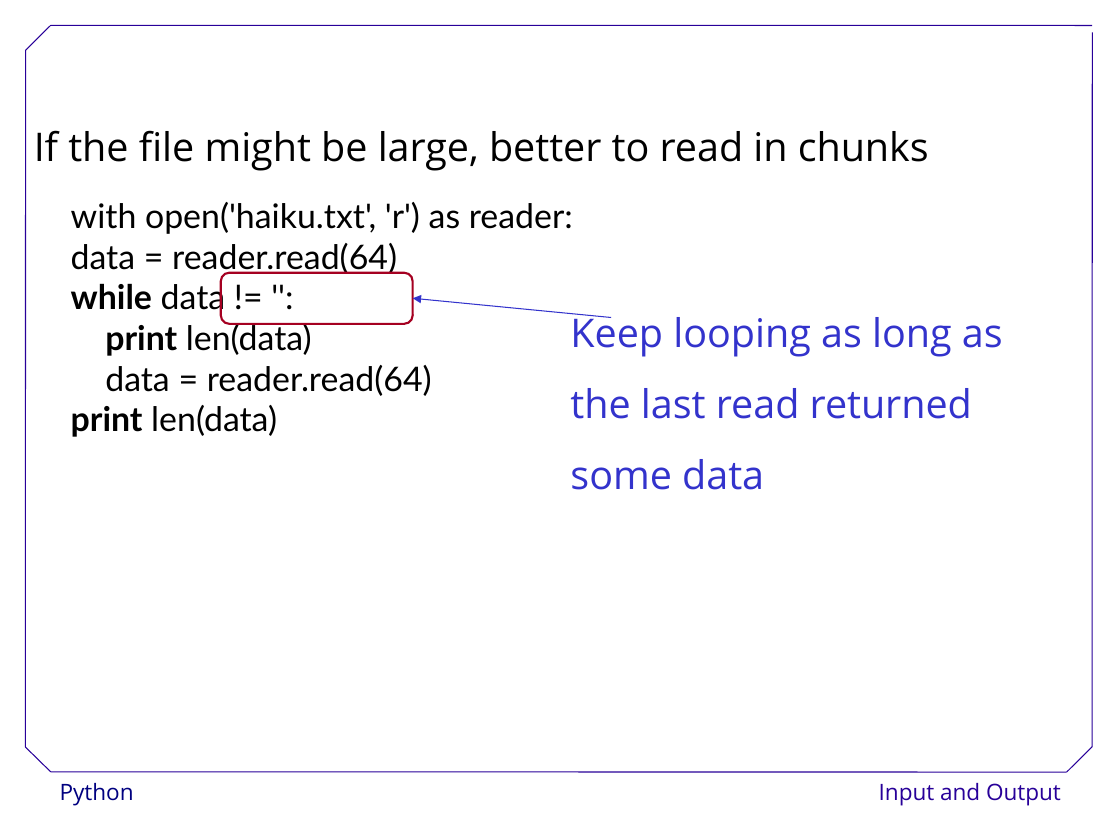
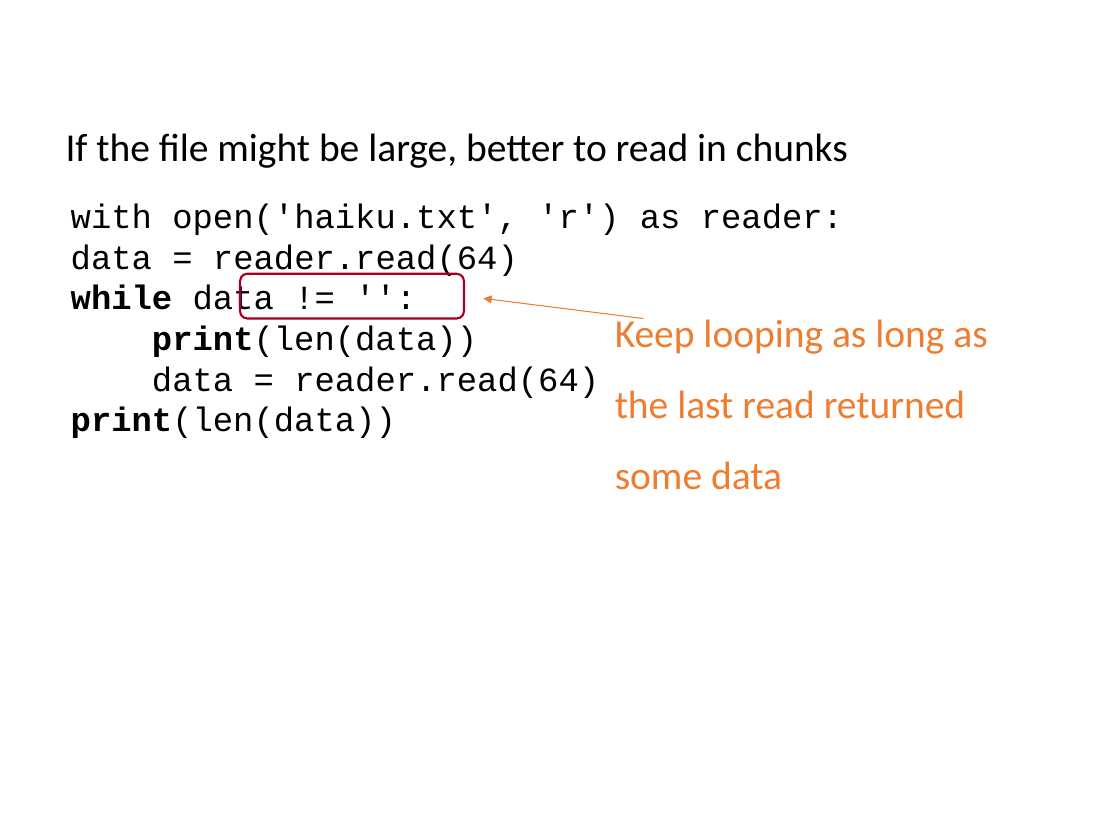
Before and after one commit to ncasuk/ncas-isc, a slide deck: slide 28 of python/presentations/learning_python/11_io.ppt. Drawn at 1120x840 pixels with LibreOffice and Linux fonts; fonts in the diff are those of the drawing; background and template pictures are left out. Boxes give left, top, right and bottom in pixels: in the first picture for what was removed or moved away, otherwise in the second. Text is boxed around its words. In the diff, an @@ line names an element or a change of style, - is before the commit and + after.

Commit message:
Updated and checked learning_python_11

```diff
--- a/python/presentations/learning_python/11_io.ppt
+++ b/python/presentations/learning_python/11_io.ppt
@@ text "If the file might be ...": place and size @@
-text "If the file might be ..." at (34, 130, 929, 171)
+text "If the file might be ..." at (66, 133, 848, 168)
@@ text "If the file might be ..." at (66, 133, 848, 168): font Open Sans to Calibri @@
@@ text at (71, 203, 843, 398): font Lato to Courier New in "with open('haiku.txt', 'r') as reader:", "data = reader.read(64)", "while data != '':", "data = reader.read(64)" @@
@@ rounded rectangle: place and size @@
-rounded rectangle at (221, 272, 413, 323)
+rounded rectangle at (240, 273, 463, 318)
@@ arrow moved from (612, 317) - (413, 299) to (643, 319) - (484, 299) @@
@@ arrow (643, 319) - (484, 299): stroke #3333CC 0.74 pt to #ED7D31 0.74 pt @@
@@ text "Keep looping as long as": place and size @@
-text "Keep looping as long as" at (570, 313, 1003, 490)
+text "Keep looping as long as" at (615, 314, 987, 490)
@@ text "Keep looping as long as" at (615, 314, 987, 490): font Open Sans to Calibri, text colour #3333CC to #ED7D31 @@
@@ text at (152, 325, 477, 357): text changed; font Lato to Courier New @@
-  print len(data)
+  print(len(data))
@@ text at (71, 407, 396, 438): text changed; font Lato to Courier New @@
-  print len(data)
+  print(len(data))
@@ group removed at (25, 25, 1093, 772): 7 lines @@
@@ text removed at (60, 783, 134, 806) @@
-Python
@@ text removed at (879, 783, 1061, 806) @@
-Input and Output
```
Also in this commit, not shown: 60 other slides changed.
